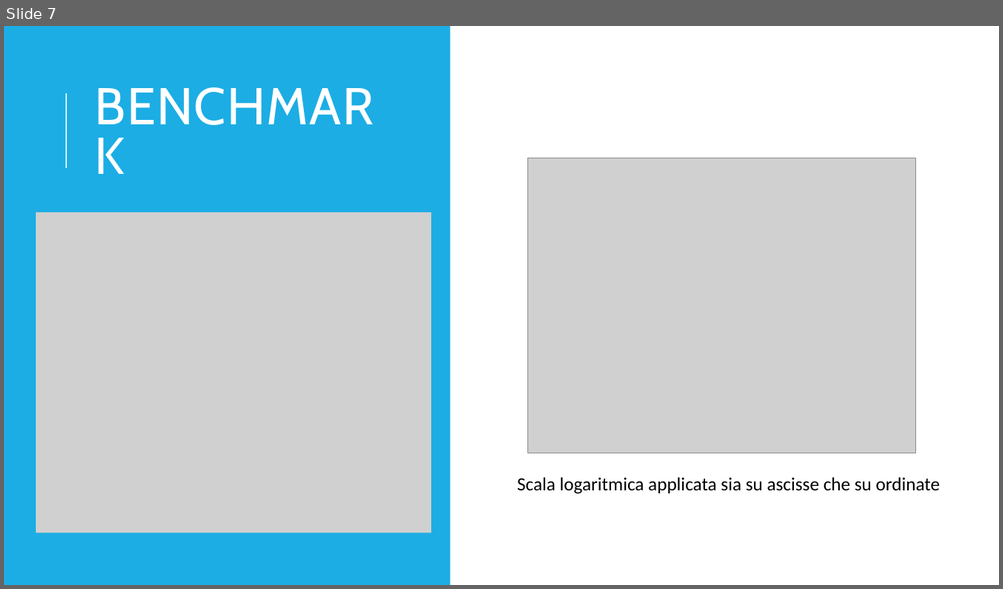
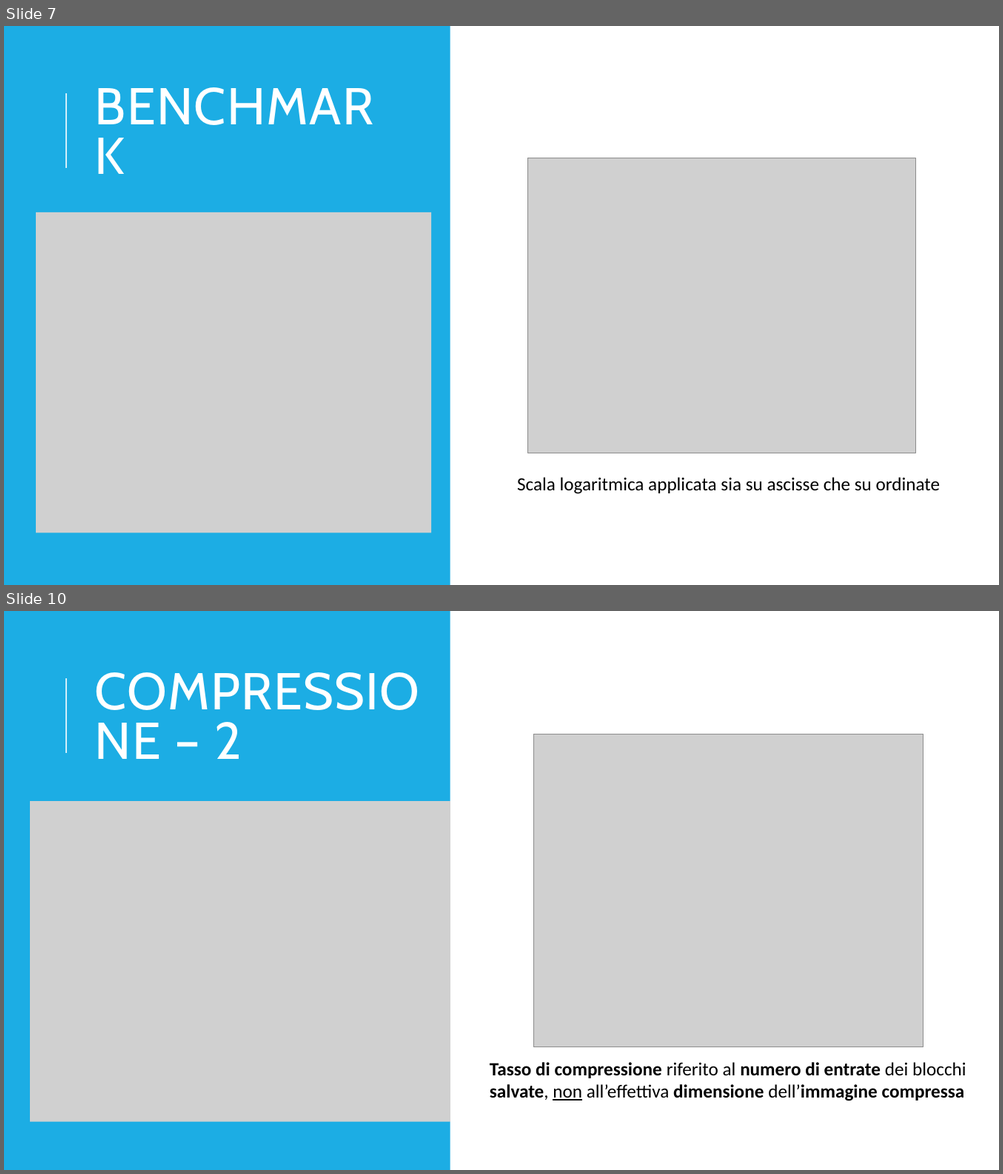
Before and after one commit to iFoxz17/Jpug, a slide deck: doc/presentation.pptx. Shown one above the other, each under a label of ours: slide 7 before the commit, slides 7 and 10 after it; the slides between them are not shown. The pictures are 1003x589 and 1003x1174 pixels, drawn with LibreOffice and Linux fonts; fonts in the diff are those of the drawing; grey boxes stand for pictures. Boxes give left, top, right and bottom in pixels: in the first picture for what was removed or moved away, otherwise in the second. Text is boxed around its words. In the diff, an @@ line names an element or a change of style, - is before the commit and + after.

```diff
--- a/doc/presentation.pptx
+++ b/doc/presentation.pptx
@@ slide 10 added at <box>4,611,999,1170</box>, background #FFFFFF @@
@@ rectangle added at <box>4,611,450,1170</box>, fill #1CADE4 @@
@@ line added from (66, 753) to (66, 678), #D2EFFA 1.5 pt @@
@@ title added at <box>214,722,242,759</box>, 50 pt, text #FFFFFF @@
+COMPRESSIONE – 2
@@ picture added at <box>534,734,923,1048</box> @@
@@ picture added at <box>30,801,450,1122</box> @@
@@ text added at <box>489,1062,966,1102</box>, 18 pt, text #000000, bold @@
+Tasso di compressione riferito al numero di entrate dei blocchi salvate, non all’effettiva dimensione dell’immagine compressa
```
Also in this commit, not shown: 5 other slides added.
